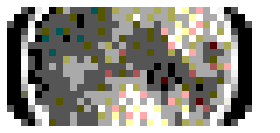
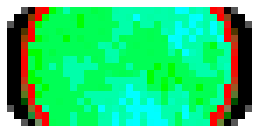
Layer changes from the first 280×133 image to the second:
painted on "ring 0 white" over bbox(21, 7, 238, 126)
painted on "phase 4" over bbox(21, 7, 238, 126)
renamed "ring 0 black" to "Moon dithered and colored", showed it, moved it above "Moon dithered", painted on it, unmasked it over bbox(21, 7, 238, 126)
